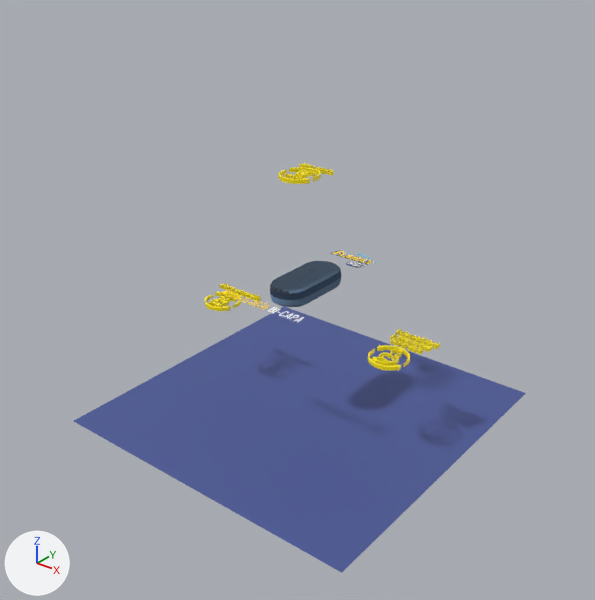
One commit to the glTF model dist/static/scene.glb: the scene before it, then after it.
One viewpoint serves both versions: a 50 mm camera at (24.0, -30.8, 17.9) aimed at (0.5, -1.3, -0.3). The lights are fixed; the arrows at lower left show +X, +Y and +Z. Where no turn or scale is listed for an object, it has been applied to the vertices.

Names of what the first picture shows: 'ImageToStl.com_flechas.001', 'ImageToStl.com_tolera', 'Pill_Mesh', 'Plane', 'Plane.001', 'bg'.
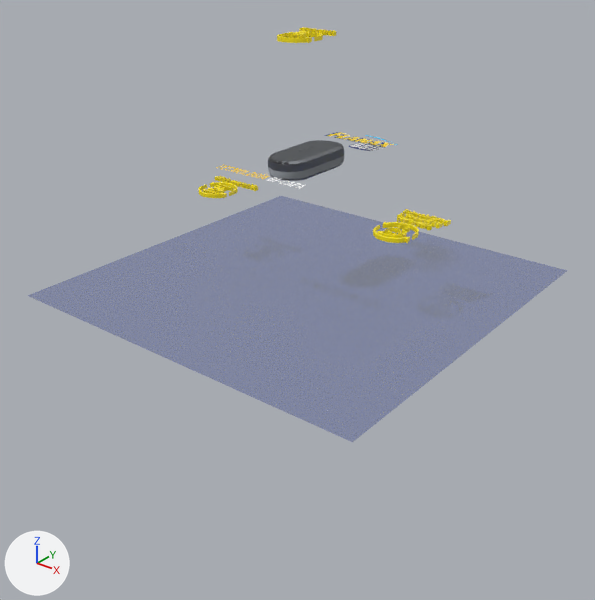
Boxes (x1, y1, x2, y2) around the edits, measured in the pictures (595 x 600 px):
'bg', surface changed, moved, rescaled (19% wider, 7% shorter): before (74, 307, 526, 573); after (28, 196, 567, 442)
'Pill_Mesh', moved: before (270, 261, 341, 307); after (268, 140, 344, 181)
'ImageToStl.com_tolera', moved: before (372, 329, 440, 366); after (377, 209, 451, 238)
'ImageToStl.com_sostenido', moved: before (208, 283, 261, 307); after (202, 176, 258, 194)
'ImageToStl.com_flechas', moved: before (368, 345, 410, 371); after (373, 222, 419, 243)
'Plane', moved, rescaled (56% wider): before (330, 250, 377, 268); after (324, 132, 398, 151)
'ImageToStl.com_15min', moved: before (284, 163, 334, 179); after (283, 27, 336, 38)
'ImageToStl.com_flechas.001', moved: before (278, 167, 321, 184); after (277, 32, 323, 43)
'ImageToStl.com_flechas.002', moved: before (205, 291, 241, 312); after (198, 182, 238, 198)
'Plane.001', moved: before (220, 289, 304, 322); after (216, 165, 306, 189)

The change in detail:
In material 'Material.002' (mat_material_002), alpha goes from 1.0 to 0.57.
Object 'Pill_Mesh' (ob_pill_mesh) moves from (0.0, 0.0, 0.0) to (0.0, 0.0, 6.59).
Object 'ImageToStl.com_flechas.001' (ob_imagetostl_com_flechas_001) moves from (-1.791, -23.25, -0.00171) to (-1.661, -23.25, -5.0).
Object 'Plane' (ob_plane) moves from (0.0, 4.07, 0.0) to (0.0, 4.31, 6.59).
Object 'Plane' (ob_plane) is rescaled from (1.45, 1.0, 1.0) to (2.16, 1.49, 1.49).
Object 'Plane.001' (ob_plane_001) moves from (-0.1, -3.41, 0.0) to (0.0, -3.41, 6.59).
Object 'bg' (ob_bg) moves from (0.0, 0.0, -7.65) to (0.0, 0.0, 0.0).
Object 'bg' (ob_bg) is rescaled from (9.03, 9.03, 9.03) to (10.0, 10.0, 10.0).
